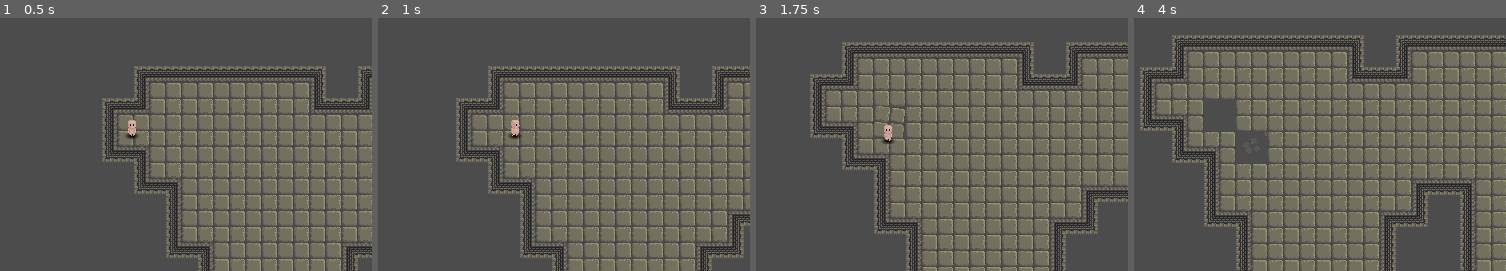
Above: before the commit, frames 1-4 (left to right).
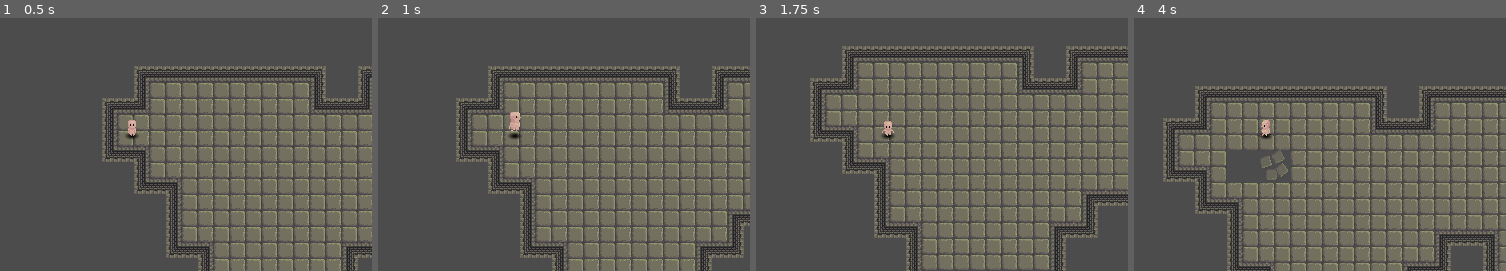
Above: after the commit, the same moments.

Repository: ObsidianBlk/DungeonFall
Game: Godot game, scene res://World.tscn
The game is run twice, just before and just after one commit, with the same random seed, the same clock (stepped at 60 frames per second) and the same inputs.
Inputs:
- Up to frame 1 (0.5 s): no input
- Up to frame 2 (1 s): tap Enter at 0.5 s; hold D (move_right) from 0.53 s (still down); tap Space (jump) at 0.6, 0.77 s
- Up to frame 3 (1.75 s): tap Space (jump) at 1.07, 1.35, 1.52 s; release D (move_right) at 1.28 s; hold S (move_down) from 1.28 s (still down)
- Up to frame 4 (4 s): tap Space (jump) at 1.82, 2.1, 2.85, 3.02, 3.32, 3.6, 3.77 s; release S (move_down) at 2.03 s; hold D (move_right) 2.03-2.78 s; hold W (move_up) 2.78-3.53 s; hold A (move_left) from 3.53 s (still down)

Frame 1 is identical in both runs. In frame 2, 0.2% of the frame differs, in the area x 35-39%, y 37-47%; in frame 3, 19%; in frame 4, 47%, in the area x 1-100%, y 6-100%.

Commit message:
Added an 'In Air' state to the player that handles jumping and falling (from a jump). Changed tilemap code to NOT trigger tile collapse if the player is 'inair'.

Diff:
--- a/World.tscn
+++ b/World.tscn
@@ -12,6 +12,8 @@
 
 [node name="Player" parent="Perma_Objects" instance=ExtResource( 2 )]
 position = Vector2( 71.7173, 75.7264 )
+jump_coyote_time = 0.1
+jump_scale_delta = 0.25
 
 [node name="Camera" parent="Perma_Objects" instance=ExtResource( 3 )]
 [connection signal="dead" from="Perma_Objects/Player" to="." method="_on_player_death"]
--- a/objects/player/Player.gd
+++ b/objects/player/Player.gd
@@ -16,6 +16,10 @@
 export var right_texture : Resource = null
 export var map_node_path : NodePath = "" setget _set_map_node_path
 export(float, 0.0, 200.0) var max_hp = 100.0
+export(float, 0.1) var jump_height_time = 0.5 # in seconds
+export(float, 0.0) var jump_coyote_time = 0.25 # in seconds
+export(float, 0.1) var jump_scale_delta = 0.1 # The change in scale from baseline to max jump height.
+export(float, 0.0) var jump_position_delta = 6.0 # The change in position in pixels from baseline to max jump height.
 export(ACTION) var facing = ACTION.DOWN setget _set_facing
 
 
@@ -23,6 +27,9 @@
 var hp = 0
 var map_node = null
 var velocity = Vector2.ZERO
+var jump_time = 0.0
+var coyote_time = 0.0
+var inair = false
 var action_state = [false, false, false, false]
 var ready = false
 
@@ -77,6 +84,35 @@
 func revive():
 	alive = true
 	hp = max_hp
+	action_state = [false, false, false, false]
+
+func jump():
+	if not inair:
+		coyote_time = 0.0
+		jump_time = jump_height_time
+		inair = true
+
+func update_inair(delta : float):
+	if inair:
+		jump_time -= delta
+		if jump_time <= -jump_height_time:
+			inair = false
+			jump_time = 0.0
+			set_sprite_jump_scale(0.0)
+	elif is_over_pit():
+		if coyote_time < jump_coyote_time:
+			coyote_time += delta
+
+func can_jump():
+	return not inair and (not is_over_pit() or coyote_time < jump_coyote_time)
+
+# delta_height - 0 to 1 of the scale factor
+# delta_pos - Vector2 change in position from baseline
+# delta_scale - The change in scale from baseline
+func set_sprite_jump_scale(delta_height : float):
+	var scale = 1.0 + (jump_scale_delta * delta_height)
+	$Body.scale = Vector2(scale, scale)
+	$Body.position = Vector2(0.0, -jump_position_delta) * delta_height
 
 func set_anim_param(param, val):
 	if ready:
--- a/objects/player/Player.tscn
+++ b/objects/player/Player.tscn
@@ -9,6 +9,7 @@
 [ext_resource path="res://assets/graphics/player/body/PlayerChar_Up.png" type="Texture" id=7]
 [ext_resource path="res://assets/graphics/player/shadow.png" type="Texture" id=8]
 [ext_resource path="res://objects/player/death.gd" type="Script" id=9]
+[ext_resource path="res://objects/player/states/air.gd" type="Script" id=10]
 
 [sub_resource type="CapsuleShape2D" id=1]
 radius = 1.0
@@ -233,6 +234,20 @@
 "update": 1,
 "values": [ 10, 11, 12 ]
 }
+tracks/1/type = "method"
+tracks/1/path = NodePath("FSM")
+tracks/1/interp = 1
+tracks/1/loop_wrap = true
+tracks/1/imported = false
+tracks/1/enabled = true
+tracks/1/keys = {
+"times": PoolRealArray( 0.3 ),
+"transitions": PoolRealArray( 1 ),
+"values": [ {
+"args": [ "\"landing\"" ],
+"method": "_on_animation_finished"
+} ]
+}
 
 [sub_resource type="Animation" id=8]
 length = 0.3
@@ -247,6 +262,20 @@
 "transitions": PoolRealArray( 1, 1, 1 ),
 "update": 1,
 "values": [ 7, 8, 9 ]
+}
+tracks/1/type = "method"
+tracks/1/path = NodePath("FSM")
+tracks/1/interp = 1
+tracks/1/loop_wrap = true
+tracks/1/imported = false
+tracks/1/enabled = true
+tracks/1/keys = {
+"times": PoolRealArray( 0.3 ),
+"transitions": PoolRealArray( 1 ),
+"values": [ {
+"args": [ "\"launch\"" ],
+"method": "_on_animation_finished"
+} ]
 }
 
 [sub_resource type="Animation" id=9]
@@ -341,7 +370,7 @@
 input_2/auto_advance = false
 
 [sub_resource type="AnimationNodeBlendTree" id=24]
-graph_offset = Vector2( -601, 145 )
+graph_offset = Vector2( -720, 68.5 )
 nodes/Animation/node = SubResource( 17 )
 nodes/Animation/position = Vector2( -607, 39 )
 "nodes/Animation 2/node" = SubResource( 10 )
@@ -371,13 +400,15 @@
 nodes/run_mult/position = Vector2( -400, -120 )
 nodes/state/node = SubResource( 23 )
 nodes/state/position = Vector2( 120, 160 )
-node_connections = [ "idle", 0, "Animation", "idle", 1, "Ani …(87 unchanged characters)… OneShot", "OneShot", 0, "Animation 8", "air", 0, "Animation 4", "air", 1, "Animation 5", "air", 2, "Animation 6", "air", 3, "Animation 7", "moving", 0, "run_mult", "moving", 1, "idle", "run_mult", 0, "Animation 3" ]
+node_connections = [ "idle", 0, "Animation", "idle", 1, "Ani …(87 unchanged characters)… OneShot", "OneShot", 0, "Animation 8", "moving", 0, "run_mult", "moving", 1, "idle", "run_mult", 0, "Animation 3", "air", 0, "Animation 4", "air", 1, "Animation 5", "air", 2, "Animation 6", "air", 3, "Animation 7" ]
 
 [node name="Player" type="KinematicBody2D"]
 script = ExtResource( 2 )
 up_texture = ExtResource( 7 )
 down_texture = ExtResource( 1 )
 right_texture = ExtResource( 6 )
+jump_coyote_time = 0.1
+jump_scale_delta = 0.25
 
 [node name="FSM" type="Node" parent="."]
 script = ExtResource( 3 )
@@ -390,6 +421,9 @@
 
 [node name="death" type="Node" parent="FSM"]
 script = ExtResource( 9 )
+
+[node name="air" type="Node" parent="FSM"]
+script = ExtResource( 10 )
 
 [node name="WalkCollider" type="CollisionShape2D" parent="."]
 position = Vector2( 0, -1 )
@@ -397,7 +431,6 @@
 shape = SubResource( 1 )
 
 [node name="Shadow" type="Sprite" parent="."]
-visible = false
 texture = ExtResource( 8 )
 
 [node name="Body" type="Sprite" parent="."]
@@ -405,7 +438,6 @@
 offset = Vector2( 0, -12 )
 vframes = 4
 hframes = 4
-frame = 13
 
 [node name="Anims" type="AnimationPlayer" parent="."]
 anims/breath = SubResource( 2 )
@@ -427,4 +459,3 @@
 parameters/moving/current = 1
 parameters/run_mult/scale = 1.0
 parameters/state/current = 0
-[connection signal="animation_finished" from="Anims" to="FSM" method="_on_animation_finished"]
--- /dev/null
+++ b/objects/player/states/air.gd
@@ -0,0 +1,53 @@
+extends "res://objects/player/states/move.gd"
+
+
+func enter(host : Node):
+	.enter(host)
+	if self.host.jump_time >= 0.0:
+		self.host.set_anim_param("parameters/air/current", 0)
+	else:
+		self.host.set_anim_param("parameters/air/current", 2)
+	self.host.set_anim_param("parameters/state/current", 1)
+
+func resume(host : Node = null):
+	.resume(host)
+	# TODO: Resume animation
+
+func exit():
+	# Handle exit, then call the base method
+	.exit()
+
+func pause():
+	# TODO: Pause animation
+	.pause()
+
+func handle_physics(delta):
+	var airstate = host.get_anim_param("parameters/air/current")
+	if airstate == 3:
+		return
+
+	host.update_inair(delta)
+	if not host.inair:
+		if host.is_over_pit():
+			emit_signal("finished", "death")
+			return
+		host.set_anim_param("parameters/air/current", 3)
+	else:
+		move(delta)
+		if host.jump_time >= 0.0: # Jumping
+			var d = 1.0 - (host.jump_time / host.jump_height_time)
+			#print("Up Height Delta: ", d)
+			host.set_sprite_jump_scale(d)
+		else: # Falling
+			if airstate != 2:
+				host.set_anim_param("parameters/air/current", 2)
+			var d = 1.0 - (abs(host.jump_time) / host.jump_height_time)
+			#print("Down Height Delta: ", d)
+			host.set_sprite_jump_scale(d)
+
+func handle_animation_finished(anim_name : String):
+	var airstate = host.get_anim_param("parameters/air/current")
+	if airstate == 0 and anim_name == "\"launch\"":
+		host.set_anim_param("parameters/air/current", 1)
+	elif airstate == 3 and anim_name == "\"landing\"":
+		emit_signal("finished", "idle")
--- a/objects/player/states/idle.gd
+++ b/objects/player/states/idle.gd
@@ -10,7 +10,8 @@
 
 func enter(host : Node):
 	.enter(host)
-	if self.host.get_anim_param("parameters/state/current") == 2:
+	var curstate = self.host.get_anim_param("parameters/state/current")
+	if curstate != 0:
 		self.host.set_anim_param("parameters/state/current", 0)
 	self.host.set_anim_param("parameters/moving/current", 1)
 
@@ -26,7 +27,8 @@
 	.pause()
 
 func handle_physics(delta):
-	if host.is_over_pit():
+	host.update_inair(delta)
+	if host.is_over_pit() and not host.can_jump():
 		emit_signal("finished", "death")
 		return
 	move(delta)
--- a/objects/player/states/move.gd
+++ b/objects/player/states/move.gd
@@ -1,5 +1,7 @@
 extends "res://scripts/FSM/State.gd"
 
+
+var jumping = false
 
 func enter(host : Node):
 	.enter(host)
@@ -23,10 +25,19 @@
 		host.set_action(host.ACTION.LEFT, not event.is_action_released("move_left"))
 	if event.is_action("move_right"):
 		host.set_action(host.ACTION.RIGHT, not event.is_action_released("move_right"))
+	if event.is_action_released("jump"):
+		jumping = false
+	if host.can_jump():
+		if not jumping and event.is_action("jump"):
+			jumping = true
+			host.jump()
+			emit_signal("finished", "air")
+			return
 
 
 func handle_physics(delta):
-	if host.is_over_pit():
+	host.update_inair(delta)
+	if host.is_over_pit() and not host.can_jump():
 		emit_signal("finished", "death")
 		return
 	if host.velocity.length() == 0.0:
--- a/scripts/TileMap.gd
+++ b/scripts/TileMap.gd
@@ -46,7 +46,7 @@
 
 
 func _process(delta):
-	if player != null:
+	if player != null and not player.inair:
 		var mpos = world_to_map(player.position)
 		var taindex = get_cell_autotile_coord(mpos.x, mpos.y)
 		if taindex == Vector2(1,1):
Not shown: 1 places in objects/player/Player.tscn that only renumber resources
Not shown, changed: README.md
